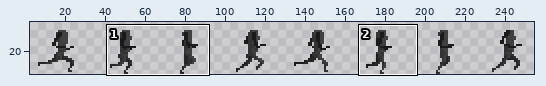
Edited in one commit: sprite sheet (aseperite textures/run cycle.png). Above, an overview of the earlier version with the close-up marked.
Close-up. The starting point:
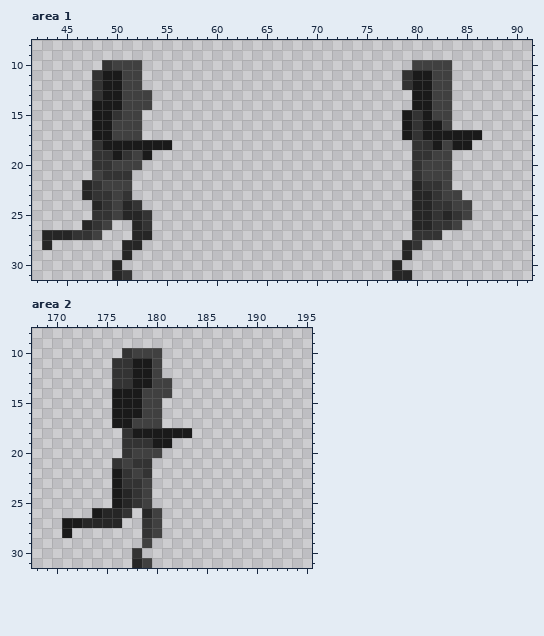
The file is 256x32 pixels. Shown: area 1: x 42..91, y 8..31; area 2: x 168..195, y 8..31. The wide view leaves out empty margins. The commit also changed other parts of the picture, which this record leaves out.
New version:
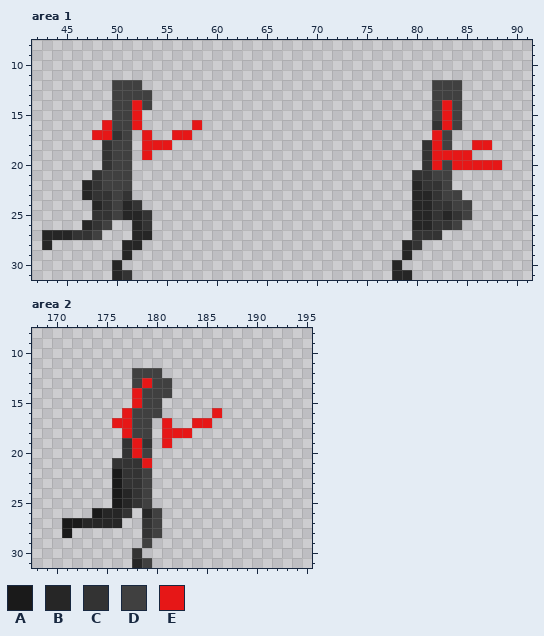
Palette (. is transparent): A #1a1a1a  B #262626  C #333333  D #404040  E #e61717
Changes in this commit:
Area 1:
y 10: x 49..52 CDDD -> ....; x 80..83 DDDD -> ....
y 11: x 48..52 CAADD -> .....; x 79..83 CAADD -> .....
y 12: x 48..50 CAA -> ..D; x 79..81 CAA -> ...; x 84 . -> D
y 13: x 48..50 CAA -> ..D; x 80..81 AA -> ..; x 84 . -> D
y 14: x 48..50 AAA -> ..D; x 52 D -> E; x 80..81 AA -> ..; x 83..84 D. -> ED
y 15: x 48..50 AAC -> ..D; x 52 D -> E; x 79..81 ACA -> ...; x 83..84 D. -> ED
y 16: x 48..49 AA -> .E; x 52 D -> E; x 58 . -> E; x 79..84 ACAAD. -> ...CED
y 17: x 48..50 AAD -> EEC; x 52..53 D. -> .E; x 56..57 .. -> EE; x 79..86 ACAAAAAA -> ...ED...
y 18: x 48..55 CAAAAAAA -> .CDD.EEE; x 80 C -> .; x 82 A -> E; x 84..87 AA.. -> ..EE
y 19: x 48 C -> .; x 50..53 ACDA -> DD.E; x 80 C -> .; x 82..85 DD.. -> EEEE
y 20: x 48 C -> .; x 52 D -> .; x 80..82 CDD -> .CE; x 84..88 ..... -> EEEEE
y 21: x 48..51 DCCC -> CDDD; x 81 D -> C
Area 2:
y 10: x 177..180 CDDD -> ....
y 11: x 176..180 CCAAD -> .....
y 12: x 176..179 CCAA -> ..DD
y 13: x 176..179 CCAA -> ..DE
y 14..15: x 176..178 AAA -> ..E
y 16: x 176..178 AAA -> .ED; x 186 . -> E
y 17: x 176..177 AA -> EE; x 180..181 D. -> .E; x 184..185 .. -> EE
y 18: x 177..183 CAAAAAA -> EDD.EEE
y 19: x 178 C -> E; x 180..181 AA -> .E
y 20: x 178 D -> E; x 180 D -> .
y 21: x 177 D -> C; x 179 C -> E
y 22: x 178..179 DC -> CD
